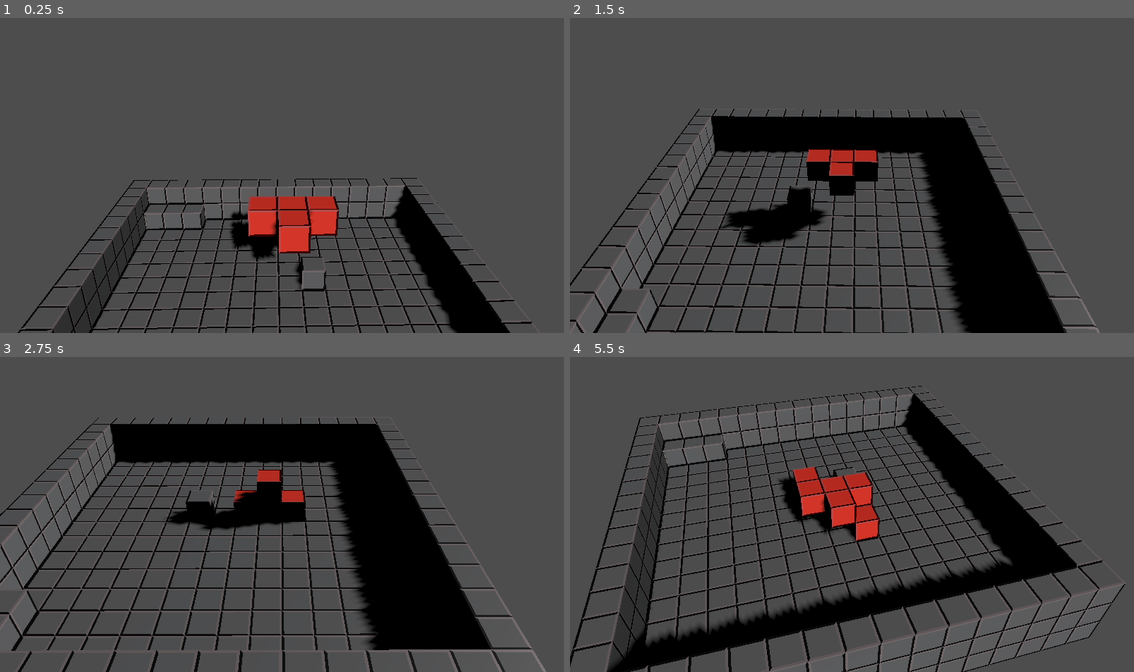
Above: before the commit, frames 1-4 (two rows, left to right).
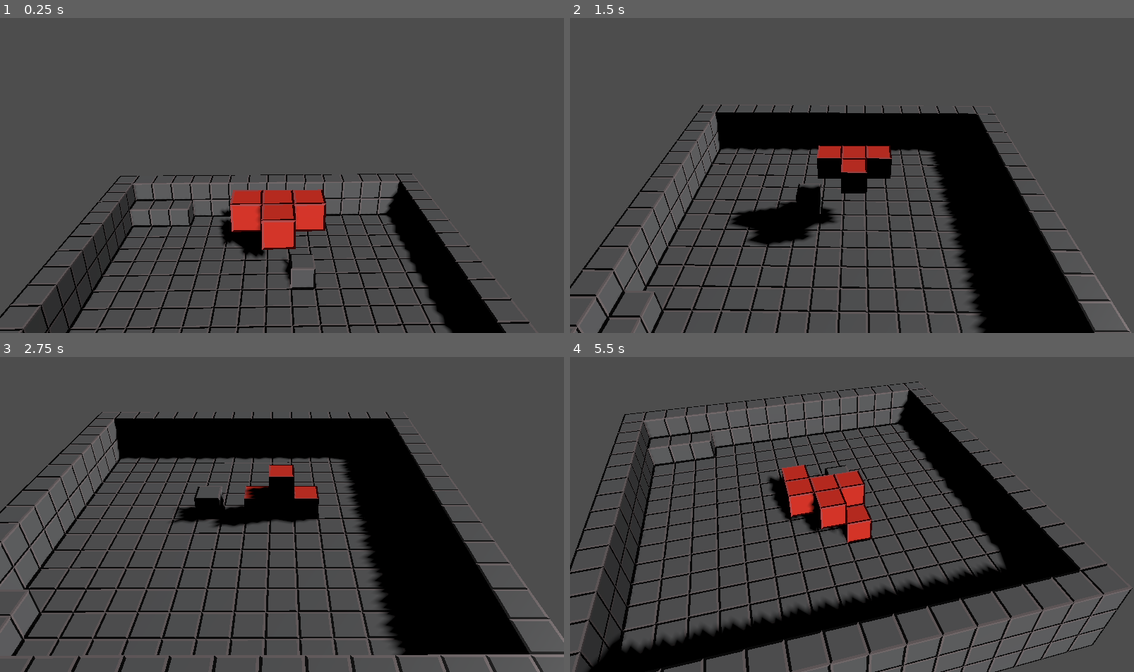
Above: after the commit, the same moments.

Repository: LeftHandedBread/Mino-Civilization
Game: Godot game, scene res://Scenes/greybox.tscn
Two runs of this game, one before a commit and one after it. Both use one fixed random seed, a clock stepped at 60 frames per second and the inputs below.
Inputs (mouse positions are in pixels of both pictures, inside the frame that each line leads up to):
- Up to frame 1 (0.25 s): no input
- Up to frame 2 (1.5 s): tap Enter at 0.5 s; move the mouse to (976, 159) at 0.52 s; hold D 0.53-1.25 s; tap Q at 0.6 s; click (976, 159) at 0.67 s; drag from (739, 191) to (823, 238) at 1.27 s
- Up to frame 3 (2.75 s): move the mouse to (338, 445) at 2.02 s; hold D from 2.03 s (still down); tap R at 2.1 s
- Up to frame 4 (5.5 s): release D at 2.75 s; drag from (823, 577) to (682, 467) at 2.77 s; move the mouse to (1021, 561) at 3.52 s; hold A 3.53-4.25 s; tap X at 3.6 s; drag from (682, 467) to (767, 435) at 4.27 s; move the mouse to (880, 514) at 5.02 s; hold S from 5.03 s (still down); tap E at 5.1 s; click (880, 514) at 5.17 s

The runs differ from the first frame. In frame 1, 13% of the frame differs, in the area x 0-95%, y 49-100%; in frame 2, 15%; in frame 3, 18%; in frame 4, 21%, in the area x 0-100%, y 7-100%.

Commit message:
aligned mesh grid

Diff:
--- a/3d models/Mesh Library/scaledminos.tres
+++ b/3d models/Mesh Library/scaledminos.tres
@@ -107,56 +107,56 @@
 [resource]
 item/0/name = ""
 item/0/mesh = ExtResource("1_2u0md")
-item/0/mesh_transform = Transform3D(1, 0, 0, 0, 1, 0, 0, 0, 1, -1, 0, 1)
+item/0/mesh_transform = Transform3D(1, 0, 0, 0, 1, 0, 0, 0, 1, -0.5, 0.5, 0.5)
 item/0/mesh_cast_shadow = 1
 item/0/shapes = []
 item/0/navigation_mesh_transform = Transform3D(1, 0, 0, 0, 1, 0, 0, 0, 1, 0, 0, 0)
 item/0/navigation_layers = 1
 item/1/name = ""
 item/1/mesh = ExtResource("2_t4xaq")
-item/1/mesh_transform = Transform3D(1, 0, 0, 0, 1, 0, 0, 0, 1, 0, 0, 0)
+item/1/mesh_transform = Transform3D(1, 0, 0, 0, 1, 0, 0, 0, 1, -0.5, 0.5, 0.5)
 item/1/mesh_cast_shadow = 1
 item/1/shapes = []
 item/1/navigation_mesh_transform = Transform3D(1, 0, 0, 0, 1, 0, 0, 0, 1, 0, 0, 0)
 item/1/navigation_layers = 1
 item/2/name = ""
 item/2/mesh = SubResource("ArrayMesh_t4xaq")
-item/2/mesh_transform = Transform3D(1, 0, 0, 0, 1, 0, 0, 0, 1, 0, 0, 0)
+item/2/mesh_transform = Transform3D(1, 0, 0, 0, 1, 0, 0, 0, 1, -0.5, 0.5, 0.5)
 item/2/mesh_cast_shadow = 1
 item/2/shapes = []
 item/2/navigation_mesh_transform = Transform3D(1, 0, 0, 0, 1, 0, 0, 0, 1, 0, 0, 0)
 item/2/navigation_layers = 1
 item/3/name = ""
 item/3/mesh = ExtResource("3_geqa2")
-item/3/mesh_transform = Transform3D(1, 0, 0, 0, 1, 0, 0, 0, 1, 0, 0, 0)
+item/3/mesh_transform = Transform3D(1, 0, 0, 0, 1, 0, 0, 0, 1, -0.5, 0.5, 0.5)
 item/3/mesh_cast_shadow = 1
 item/3/shapes = []
 item/3/navigation_mesh_transform = Transform3D(1, 0, 0, 0, 1, 0, 0, 0, 1, 0, 0, 0)
 item/3/navigation_layers = 1
 item/4/name = ""
 item/4/mesh = ExtResource("4_2u0md")
-item/4/mesh_transform = Transform3D(1, 0, 0, 0, 1, 0, 0, 0, 1, 0, 0, 0)
+item/4/mesh_transform = Transform3D(1, 0, 0, 0, 1, 0, 0, 0, 1, -0.5, 0.5, 0.5)
 item/4/mesh_cast_shadow = 1
 item/4/shapes = []
 item/4/navigation_mesh_transform = Transform3D(1, 0, 0, 0, 1, 0, 0, 0, 1, 0, 0, 0)
 item/4/navigation_layers = 1
 item/5/name = ""
 item/5/mesh = ExtResource("5_girpi")
-item/5/mesh_transform = Transform3D(1, 0, 0, 0, 1, 0, 0, 0, 1, 0, 0, 0)
+item/5/mesh_transform = Transform3D(1, 0, 0, 0, 1, 0, 0, 0, 1, -0.5, 0.5, 0.5)
 item/5/mesh_cast_shadow = 1
 item/5/shapes = []
 item/5/navigation_mesh_transform = Transform3D(1, 0, 0, 0, 1, 0, 0, 0, 1, 0, 0, 0)
 item/5/navigation_layers = 1
 item/6/name = ""
 item/6/mesh = ExtResource("6_x1ftk")
-item/6/mesh_transform = Transform3D(1, 0, 0, 0, 1, 0, 0, 0, 1, 0, 0, 0)
+item/6/mesh_transform = Transform3D(1, 0, 0, 0, 1, 0, 0, 0, 1, -0.5, 0.5, 0.5)
 item/6/mesh_cast_shadow = 1
 item/6/shapes = []
 item/6/navigation_mesh_transform = Transform3D(1, 0, 0, 0, 1, 0, 0, 0, 1, 0, 0, 0)
 item/6/navigation_layers = 1
 item/7/name = ""
 item/7/mesh = ExtResource("7_lmcky")
-item/7/mesh_transform = Transform3D(1, 0, 0, 0, 1, 0, 0, 0, 1, 0, 0, 0)
+item/7/mesh_transform = Transform3D(1, 0, 0, 0, 1, 0, 0, 0, 1, -0.5, 0.5, 0.5)
 item/7/mesh_cast_shadow = 1
 item/7/shapes = []
 item/7/navigation_mesh_transform = Transform3D(1, 0, 0, 0, 1, 0, 0, 0, 1, 0, 0, 0)
